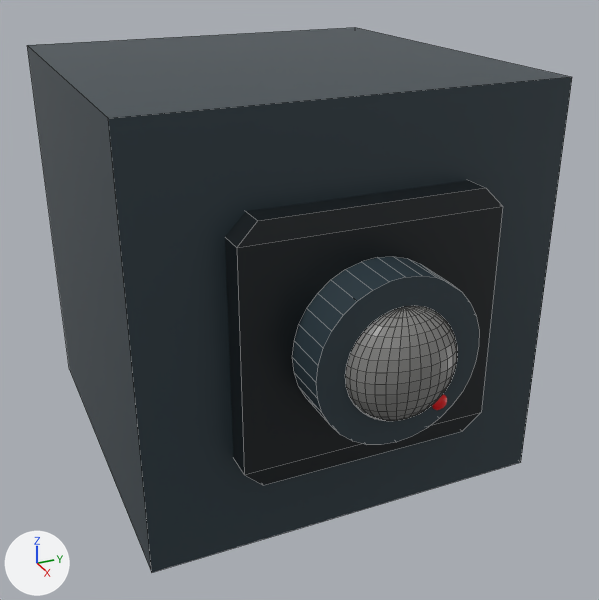
A saved change to the FBX model Assets/Model/MOD_Camera.fbx.
Camera for both pictures: a 50 mm lens placed at (1.926, -0.785, 0.806), pointed at (0.165, 0.007, -0.074). Arrows for +X, +Y and +Z are at lower left; the lights stay in place. Mesh edges are drawn as thin lines on the coarser meshes. Where no turn or scale is listed for an object, it has been applied to the vertices.

The first picture shows 'Body', 'Guard', 'Lens', 'Ring_Back'.
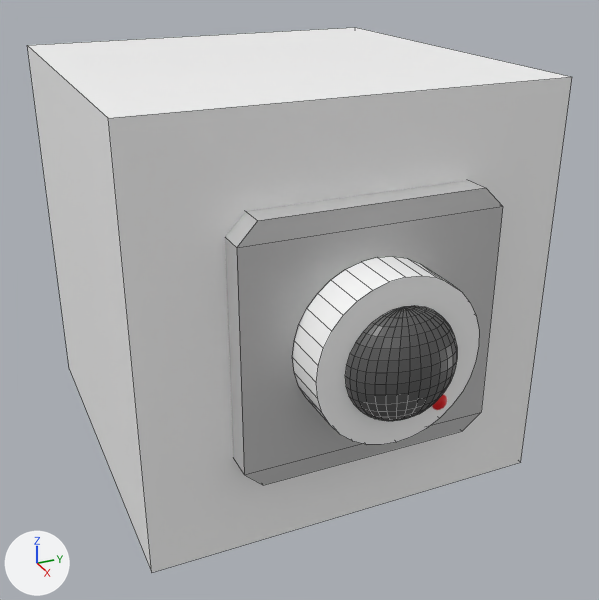
The change, as a diff of the scene's bpy script:
```diff
--- a/Assets/Model/MOD_Camera.fbx.py
+++ b/Assets/Model/MOD_Camera.fbx.py
@@ mat_secondaycolor @@
+mat_secondaycolor = principled_material('SecondayColor')
+mat_secondaycolor.base_color = (0.527, 0.527, 0.527)  # light grey #c0c0c0
+mat_secondaycolor.roughness = 0.4
@@ mat_highlights @@
+mat_highlights = principled_material('Highlights')
+mat_highlights.base_color = (0.105, 0.105, 0.105)  # dark grey #5b5b5b
+mat_highlights.roughness = 0.4
@@ mat_main @@
+mat_main = principled_material('Main')
+mat_main.base_color = (1.0, 1.0, 1.0)  # white #ffffff
+mat_main.roughness = 0.4
@@ me_cube_002 @@
 me_cube_002.from_pydata(...)  # 16 vertices, 14 faces; spans x -0.04..0.04, y -0.3..0.3, z -0.3..0.3
-me_cube_002.materials.append(mat_ultradarkblue)  # black #151c20
+me_cube_002.materials.append(mat_secondaycolor)  # light grey #c0c0c0
@@ me_cylinder_015 @@
 me_cylinder_015.from_pydata(...)  # 64 vertices, 34 faces; spans x -0.056..0.056, y -0.188..0.188, z -0.188..0.188
-me_cylinder_015.materials.append(mat_darkblue)  # dark blue #2f3e46
+me_cylinder_015.materials.append(mat_main)  # white #ffffff
@@ me_cube @@
 me_cube.from_pydata(...)  # 8 vertices, 6 faces; spans x -0.5..0.5, y -0.5..0.5, z -0.5..0.5
-me_cube.materials.append(mat_darkblue)  # dark blue #2f3e46
+me_cube.materials.append(mat_main)  # white #ffffff
@@ me_sphere @@
 me_sphere.from_pydata(...)  # 257 vertices, 257 faces; spans x 0.0..0.075, y -0.125..0.125, z -0.125..0.125
-me_sphere.materials.append(mat_gray)  # grey #848482
+me_sphere.materials.append(mat_highlights)  # dark grey #5b5b5b
```

What differs and where, as boxes (x1, y1, x2, y2) in the pictures (599 x 600 px):
'Body', recoloured
    both: (27, 27, 572, 572)
'Guard', recoloured (black to grey)
    both: (225, 180, 503, 485)
'Ring_Back', recoloured (black to grey)
    both: (293, 256, 479, 445)
'Lens', recoloured
    both: (345, 306, 457, 421)
